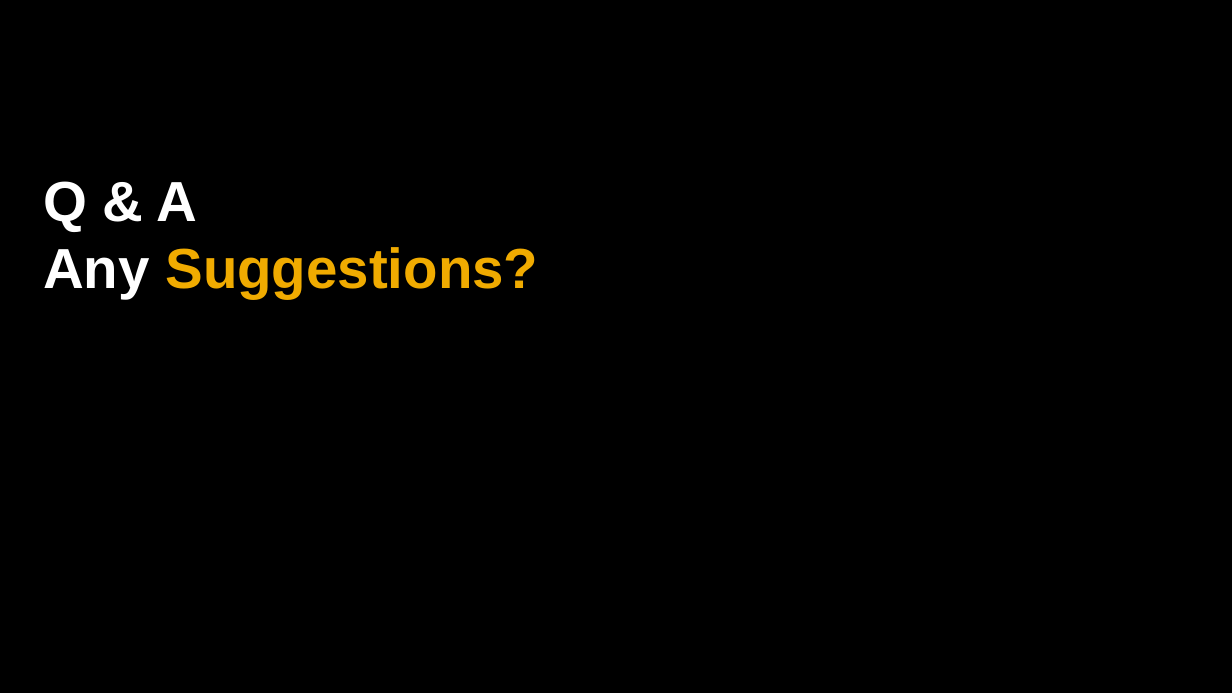
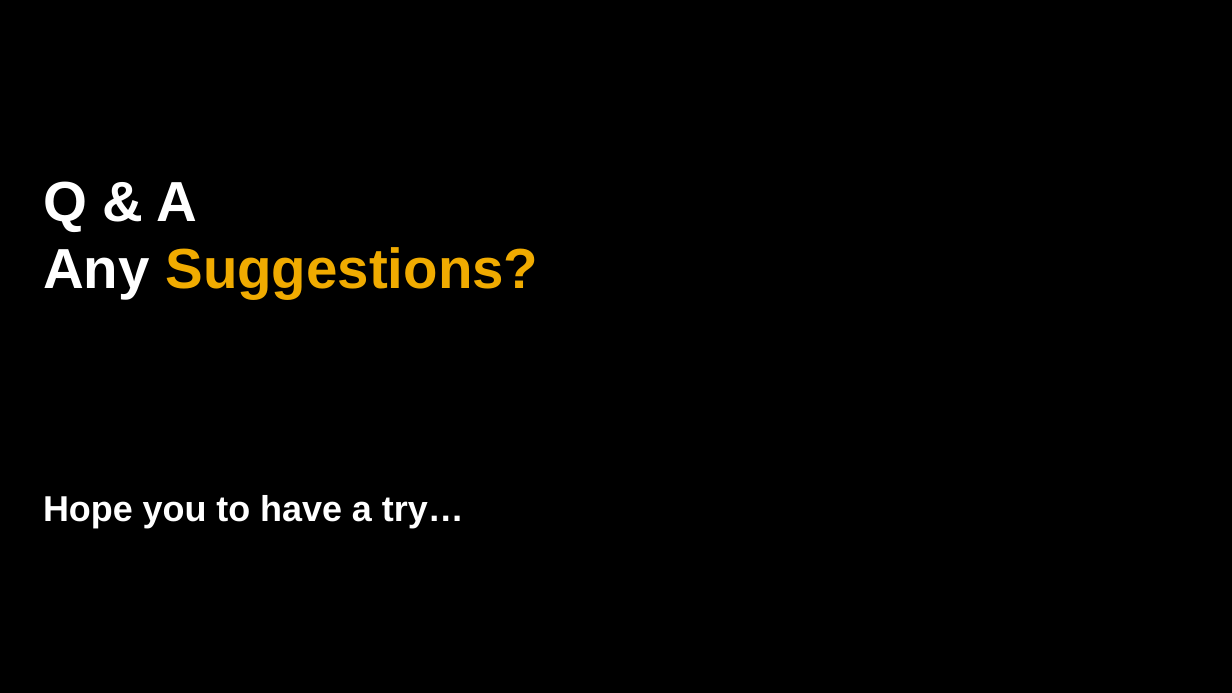
Before and after one commit to Ahaan17Saroch/Queue-Manager-Cloud-Dispatcher, a slide deck: slide 13 of SAP_2017_16x9_black_and_white.pptx (slide 27 before the commit). Drawn at 1232x693 pixels with LibreOffice and Linux fonts; fonts in the diff are those of the drawing. Boxes give left, top, right and bottom in pixels: in the first picture for what was removed or moved away, otherwise in the second. Text is boxed around its words. In the diff, an @@ line names an element or a change of style, - is before the commit and + after.

```diff
--- a/SAP_2017_16x9_black_and_white.pptx
+++ b/SAP_2017_16x9_black_and_white.pptx
@@ text added at (43,495,464,528), 28 pt, text #FFFFFF, bold @@
+Hope you to have a try…
```
Also in this commit, not shown: 5 other slides changed, 3 slides added, 17 slides removed, 1 other file.
